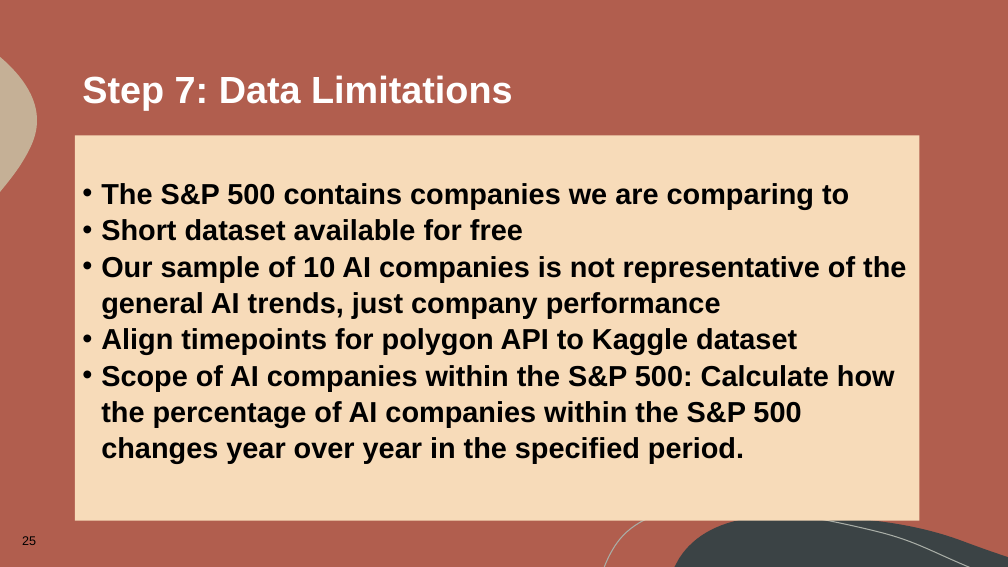
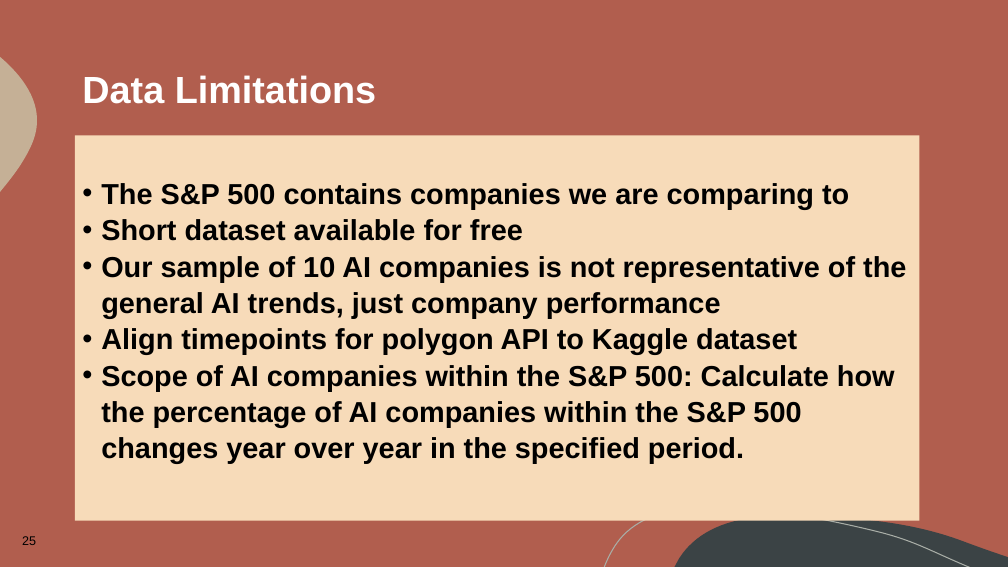
Before and after one commit to Nate-Sheibley/Top-10-AI-stocks-5y-overview, a slide deck: slide 25 of AIStocksProject/Presentation-Tech Giants Face-Off - Group 3.pptx. Drawn at 1008x567 pixels with LibreOffice and Linux fonts; fonts in the diff are those of the drawing. Boxes give left, top, right and bottom in pixels: in the first picture for what was removed or moved away, otherwise in the second. Text is boxed around its words. In the diff, an @@ line names an element or a change of style, - is before the commit and + after.

```diff
--- a/AIStocksProject/Presentation-Tech Giants Face-Off - Group 3.pptx
+++ b/AIStocksProject/Presentation-Tech Giants Face-Off - Group 3.pptx
@@ title at (82,75,376,104): text changed @@
-Step 7: Data Limitations
+Data Limitations
```
Also in this commit, not shown: 3 other slides changed, 1 other file.
